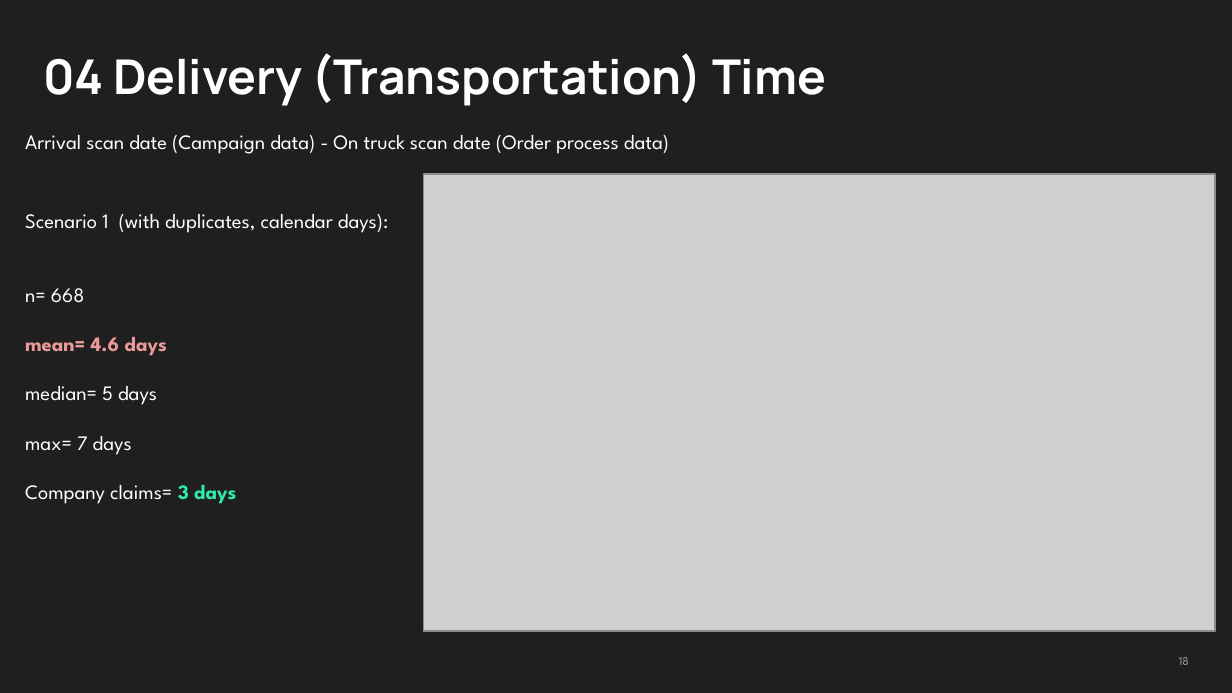
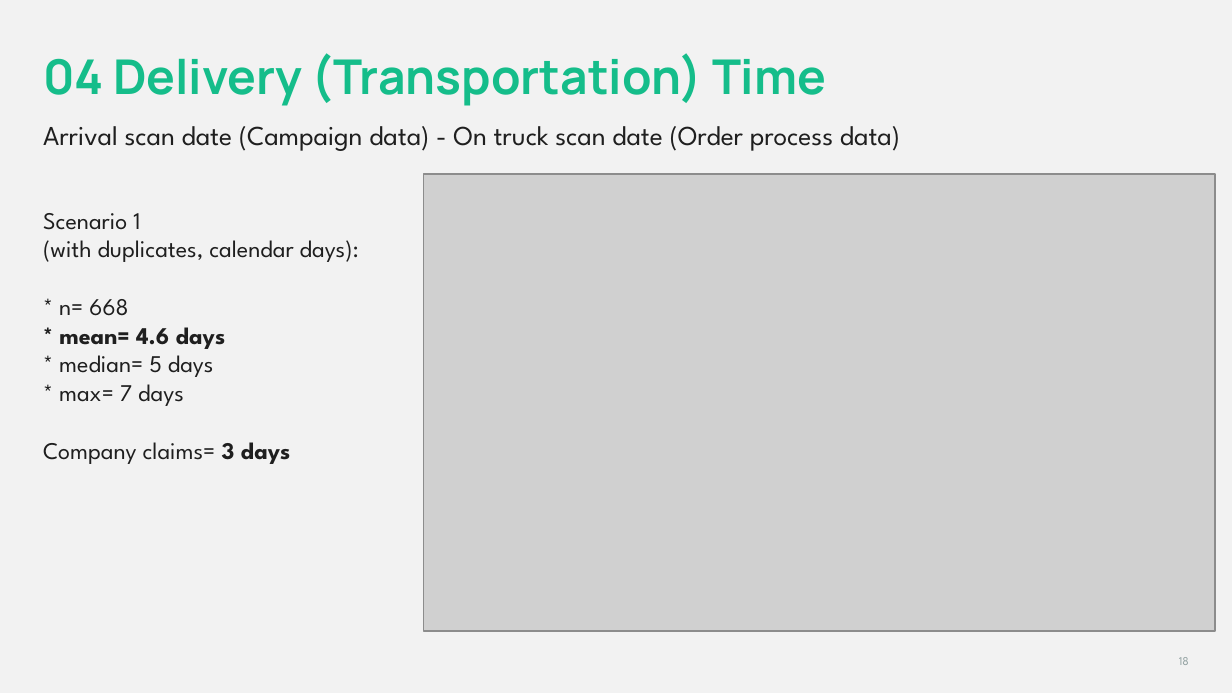
Before and after one commit to skibodaria/muesli-project, a slide deck: slide 18 of presentation/Muesli Delivery EDA.pptx. Drawn at 1232x693 pixels with LibreOffice and Linux fonts; fonts in the diff are those of the drawing; grey boxes stand for pictures. Boxes give left, top, right and bottom in pixels: in the first picture for what was removed or moved away, otherwise in the second. Text is boxed around its words. In the diff, an @@ line names an element or a change of style, - is before the commit and + after.

Commit message:
adding presentation in a new format

```diff
--- a/presentation/Muesli Delivery EDA.pptx
+++ b/presentation/Muesli Delivery EDA.pptx
@@ background #1F1F1F to #F2F2F2 @@
@@ title "04 Delivery (Transportation) Time" at [43, 53, 826, 106]: text colour #FFFFFF to #15BD8A @@
@@ text "Arrival scan date (Campaign data) ...": place and size @@
-text "Arrival scan date (Campaign data) ..." at [25, 135, 669, 154]
+text "Arrival scan date (Campaign data) ..." at [43, 126, 900, 151]
@@ text "Arrival scan date (Campaign data) ..." at [43, 126, 900, 151]: size 12 to 16 pt, text colour #FFFFFF to #1F1F1F @@
@@ text "Scenario 1": place and size @@
-text "Scenario 1" at [25, 214, 388, 504]
+text "Scenario 1" at [43, 213, 359, 464]
@@ text at [43, 213, 359, 406]: text changed; size 12 to 14 pt; text colour #FFFFFF to #1F1F1F @@
-Scenario 1 (with duplicates, calendar days):
-n= 668
-mean= 4.6 days
-median= 5 days
-max= 7 days
+Scenario 1
+(with duplicates, calendar days):
+* n= 668
+* mean= 4.6 days
+* median= 5 days
+* max= 7 days
@@ text at [43, 442, 291, 464]: size 12 to 14 pt in "Company claims= 3 days"; text colour #FFFFFF to #1F1F1F in "Company claims="; text colour #30E8B0 to #1F1F1F in "3 days" @@
```
Also in this commit, not shown: 24 other slides changed, 1 other file.
